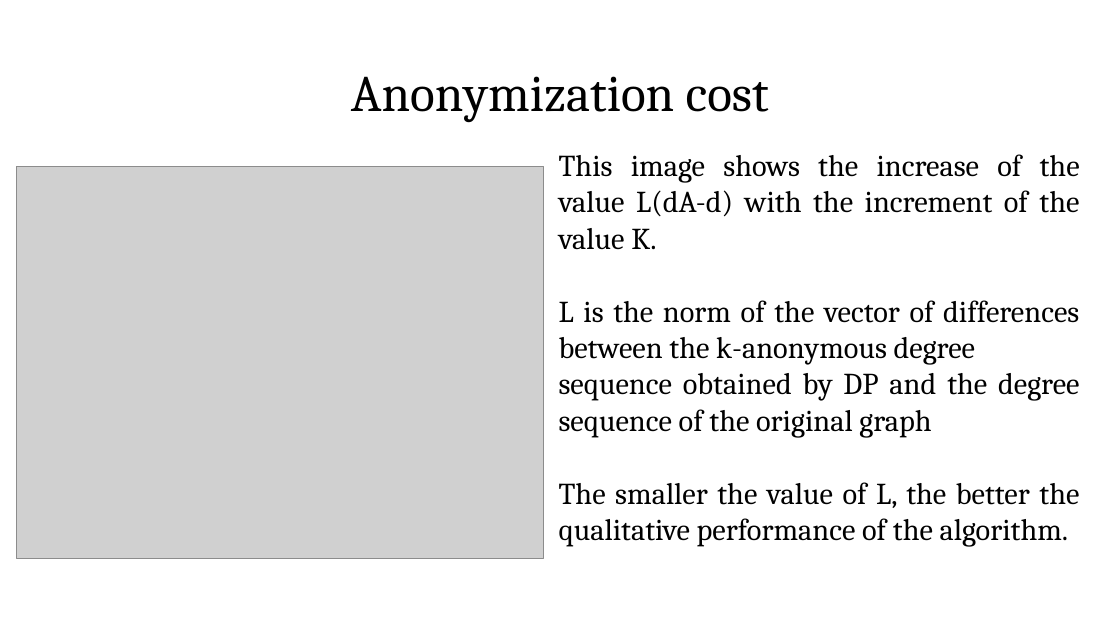
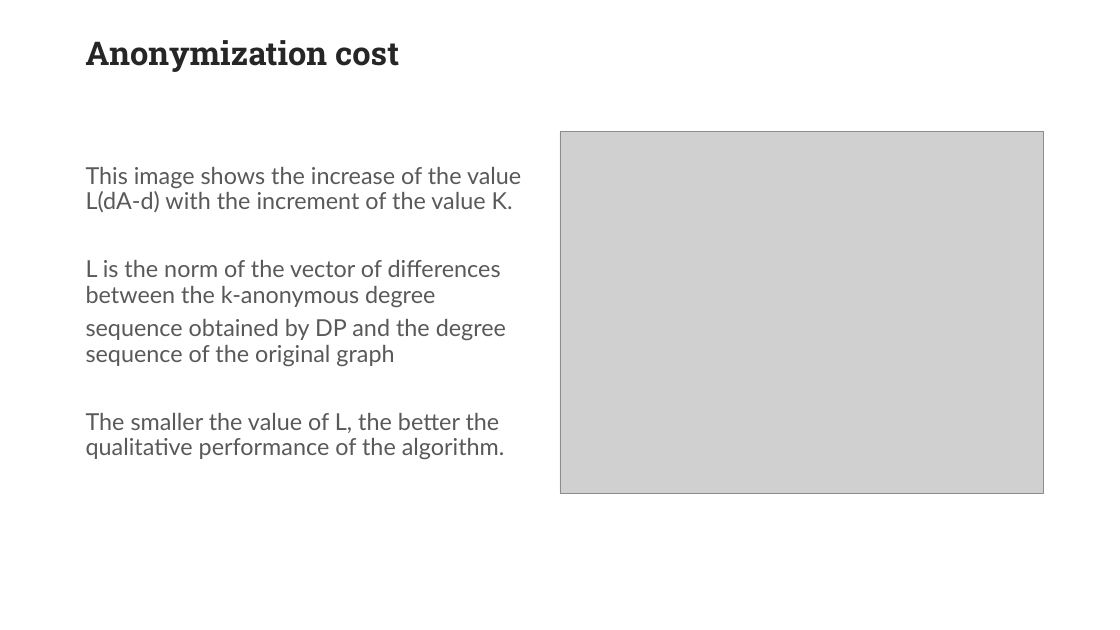
Before and after one commit to ManuManu97/k-degree, a slide deck: slide 15 of Presentazione.pptx (slide 14 before the commit). Drawn at 1120x630 pixels with LibreOffice and Linux fonts; fonts in the diff are those of the drawing; grey boxes stand for pictures; background and template pictures are left out. Boxes give left, top, right and bottom in pixels: in the first picture for what was removed or moved away, otherwise in the second. Text is boxed around its words. In the diff, an @@ line names an element or a change of style, - is before the commit and + after.

```diff
--- a/Presentazione.pptx
+++ b/Presentazione.pptx
@@ title "Anonymization cost" at [85, 40, 399, 72]: size 44 to 28 pt, font Cambria to Roboto Slab, text colour #000000 to #262626, bold on; alignment centre to left; vertical alignment middle to top @@
@@ text "This image shows the increase ...": place and size @@
-text "This image shows the increase ..." at [559, 154, 1080, 547]
+text "This image shows the increase ..." at [86, 167, 521, 460]
@@ text "This image shows the increase ..." at [86, 167, 521, 460]: size 26 to 20 pt, font Cambria to Lato, text colour #000000 to #595959; alignment justified to left; line spacing 1 to 0.9; more space between paragraphs; vertical alignment top to middle @@
@@ picture: place and size @@
-picture at [16, 166, 544, 558]
+picture at [560, 131, 1044, 493]
```
Also in this commit, not shown: 15 other slides changed, 3 slides added, 2 slides removed.
